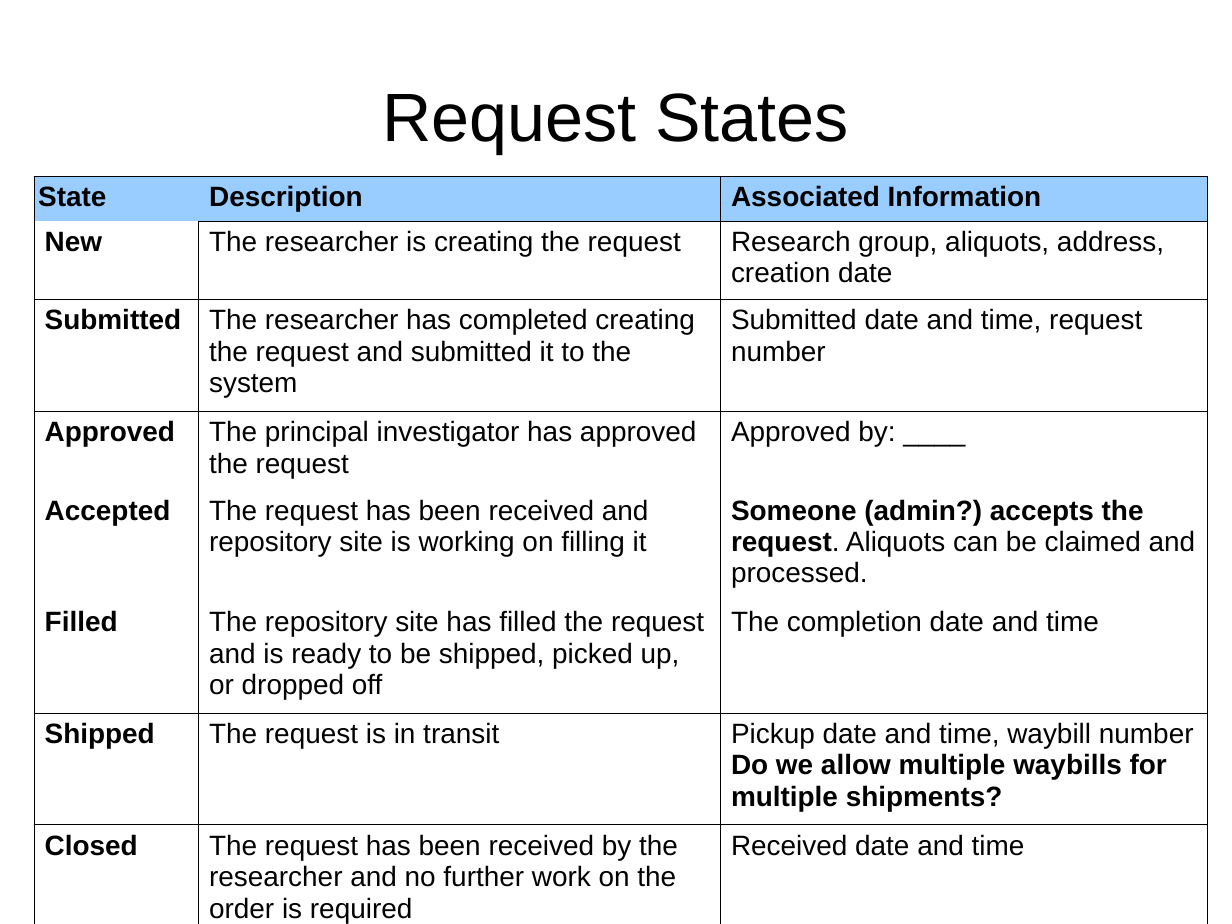
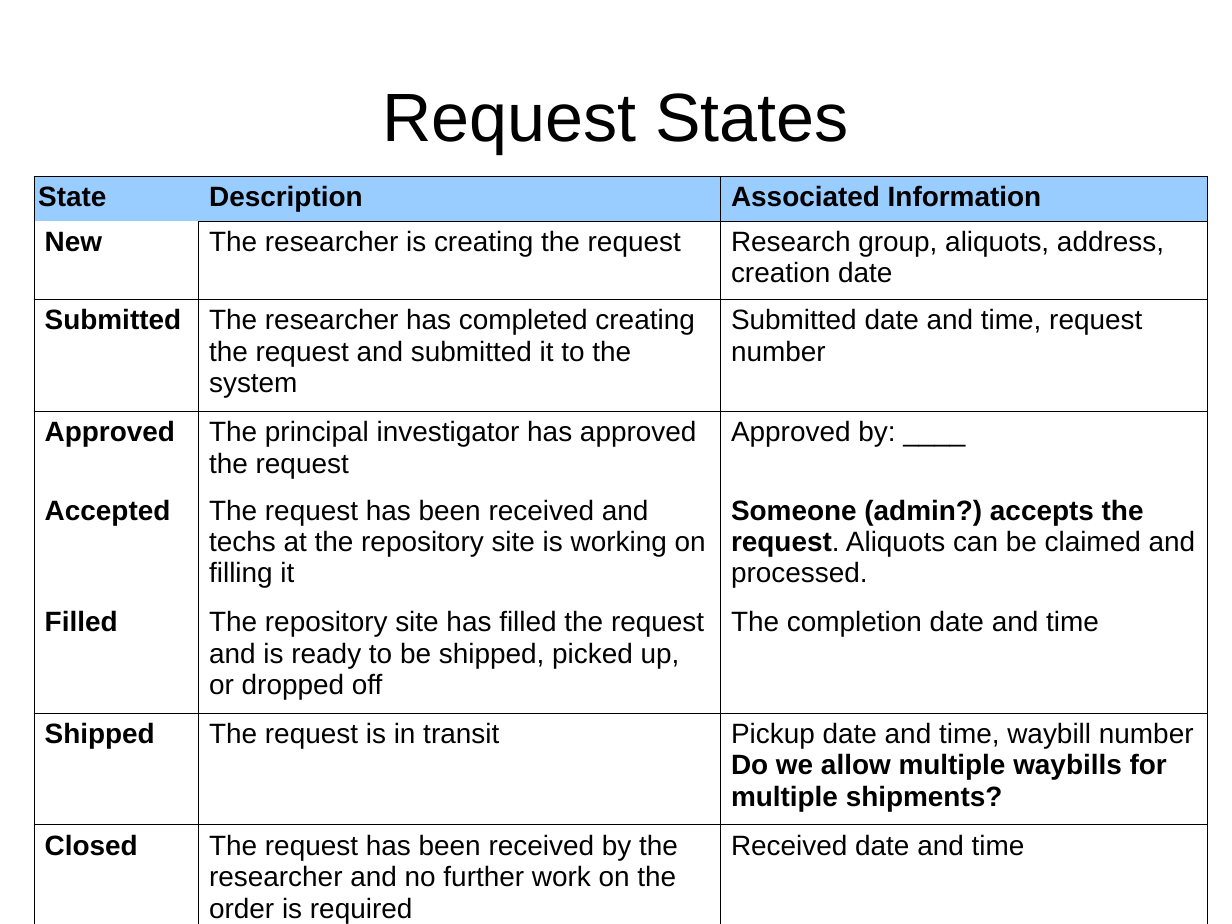
Before and after one commit to CBSR-Biobank/biobank, a slide deck: slide 12 of docs/sampleRequestFlowcharts.odp (slide 11 before the commit). Drawn at 1232x924 pixels with LibreOffice and Linux fonts; fonts in the diff are those of the drawing. Boxes give left, top, right and bottom in pixels: in the first picture for what was removed or moved away, otherwise in the second. Text is boxed around its words. In the diff, an @@ line names an element or a change of style, - is before the commit and + after.

Commit message:
changes to sample request flowcharts document

```diff
--- a/docs/sampleRequestFlowcharts.odp
+++ b/docs/sampleRequestFlowcharts.odp
@@ table at box(34, 176, 1207, 924) @@
-row 5, column 2: The request has been received and repository site is working on filling it
+row 5, column 2: The request has been received and techs at the repository site is working on filling it
```
Also in this commit, not shown: 6 other slides changed, 1 slide added.
